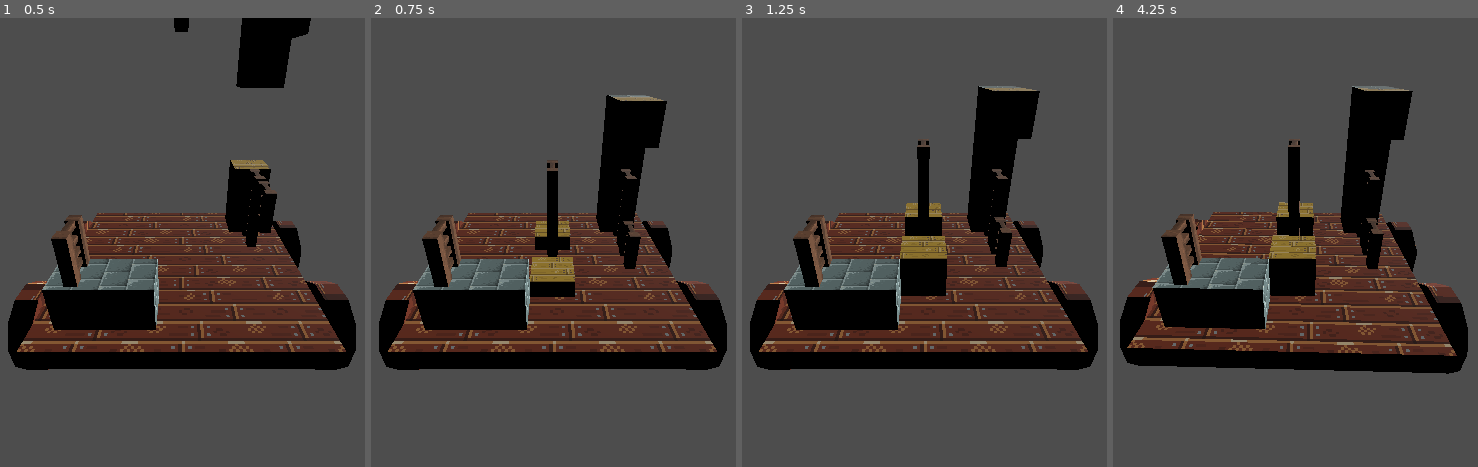
Above: before the commit, frames 1-4 (left to right).
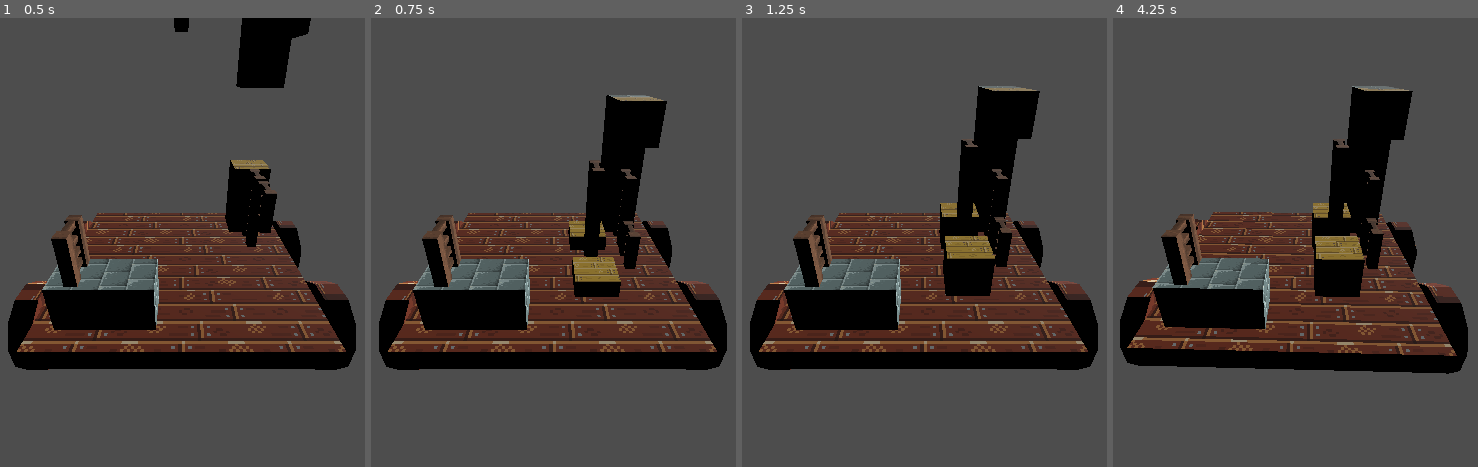
Above: after the commit, the same moments.

Repository: RoboPesce/IfYouBuildItTheyWillScale
Game: Godot game, scene res://Game/World/World.tscn
Two runs of this game, one before a commit and one after it. Both use one fixed random seed, a clock stepped at 60 frames per second and the inputs below.
Inputs (mouse positions are in pixels of both pictures, inside the frame that each line leads up to):
- Up to frame 1 (0.5 s): no input
- Up to frame 2 (0.75 s): tap Enter at 0.5 s; move the mouse to (728, 220) at 0.52 s; hold D (MoveRight, bound only after the commit) from 0.53 s (still down); hold Space (SlamBlock) from 0.53 s (still down)
- Up to frame 3 (1.25 s): keep holding D (MoveRight, bound only after the commit); keep holding Space (SlamBlock); tap Shift (SoftSlamBlock) at 0.8 s
- Up to frame 4 (4.25 s): move the mouse to (1134, 264) at 1.27 s; release D (MoveRight, bound only after the commit) at 1.28 s; release Space (SlamBlock) at 1.28 s; hold S (MoveBackward, bound only after the commit) 1.28-2.03 s; tap Shift (SoftSlamBlock) at 1.35, 2.3, 3.8 s; tap Space (SlamBlock) at 1.55, 3.05 s; tap Enter at 2 s; move the mouse to (1375, 143) at 2.02 s; hold D (MoveRight, bound only after the commit) 2.03-2.78 s; hold Mouse wheel up (RotateCameraLeft) 2.03-2.78 s; move the mouse to (1255, 332) at 2.77 s; hold W (MoveForward, bound only after the commit) 2.78-3.53 s; tap Mouse wheel down (RotateCameraRight) at 2.85 s; move the mouse to (outside the picture) at 3.52 s; hold A (MoveLeft, bound only after the commit) from 3.53 s (still down); hold Space (SlamBlock) from 3.53 s (still down)

Frame 1 is identical in both runs. In frame 2, 4.1% of the frame differs, in the area x 43-69%, y 31-63%; in frame 3, 5.4%; in frame 4, 5.6%, in the area x 42-70%, y 26-63%.

Commit message:
implemented piece translations

Diff:
--- a/Game/Blocks/Scripts/BaseBlock.gd
+++ b/Game/Blocks/Scripts/BaseBlock.gd
@@ -14,7 +14,6 @@
 
 # Physics
 static var gravity : float = 1
-#static var dropping : bool = false
 
 # first block found in this connected component
 var component_root : BaseBlock
@@ -25,7 +24,6 @@
 var drop_distance : int
 
 func _physics_process(delta : float) -> void:
-	#if (not dropping): return
 	if (!component_root and !parent_piece): return
 
 	# assumption: blocks only fall downward
--- a/Game/Cart/BlockManager.gd
+++ b/Game/Cart/BlockManager.gd
@@ -13,8 +13,10 @@
 var component_roots : Array[BaseBlock]
 
 # Block fall timer
-var block_fall_timer : float = 0
-var fall_time : float = 1.0
+@export var base_update_time : float = 1.0
+@export var soft_slam_update_time : float = 0.15
+var block_update_timer : float = 0
+var update_time : float = base_update_time
 var current_update : int = 0
 
 func _ready() -> void:
@@ -48,11 +50,12 @@
 	current_piece.blocks.append(construct_block(6, 1, 2, BaseBlock.BlockType.WOOD, "wood02"))
 	for block in current_piece.blocks:
 		block.parent_piece = current_piece
+	current_piece.pivot = current_piece.blocks[1]
 
 func _process(delta : float) -> void:
-	block_fall_timer += delta
-	if (block_fall_timer >= fall_time):
-		block_fall_timer = 0
+	block_update_timer += delta
+	if (block_update_timer >= update_time):
+		block_update_timer = 0
 		current_update += 1
 		update_blocks()
 
@@ -62,13 +65,25 @@
 		if (current_piece):
 			current_piece.dissolve_piece()
 			current_piece = null
-			block_fall_timer = fall_time
+			block_update_timer = update_time
 	elif (event.is_action_pressed("SoftSlamBlock")):
 		print("SoftSlamBlock")
-		fall_time = 0.1
+		update_time = soft_slam_update_time
 	elif (event.is_action_released("SoftSlamBlock")):
 		print("SoftSlamBlock released")
-		fall_time = 1.0
+		update_time = base_update_time
+	elif (event.is_action_pressed("MoveForward")):
+		if (translate_piece(0, -1, 0)): print("Successfully moved forward")
+		else: print("Failed to move forward")
+	elif (event.is_action_pressed("MoveBackward")):
+		if (translate_piece(0, 1, 0)): print("Successfully moved backward")
+		else: print("Failed to move backward")
+	elif (event.is_action_pressed("MoveLeft")):
+		if (translate_piece(0, 0, 1)): print("Successfully moved left")
+		else: print("Failed to move left")
+	elif (event.is_action_pressed("MoveRight")):
+		if (translate_piece(0, 0, -1)): print("Successfully moved right")
+		else: print("Failed to move right")
 
 # 1. Move the current piece downward. If not possible, relinquish control
 #    over its blocks and delete it.
@@ -127,19 +142,19 @@
 	#print()
 
 func handle_piece_fall() -> void:
-	var can_drop : bool = true
+	var b_can_drop : bool = true
 	for block : BaseBlock in current_piece.blocks:
 		if (block.level == 0):
-			can_drop = false
+			b_can_drop = false
 			break
 		var next_block = get_first_block_below(block)
 		if (next_block
 		  and (not next_block.parent_piece == block.parent_piece)
 		  and (next_block.level == block.level - 1)):
-			can_drop = false
+			b_can_drop = false
 			break
 
-	if (can_drop): # lower blocks by 1
+	if (b_can_drop): # lower blocks by 1
 		for block : BaseBlock in current_piece.blocks:
 			reposition_block(block, block.level - 1, block.row, block.col)
 		print("dropping piece")
@@ -163,7 +178,7 @@
 	if block.level > 1:
 		next_block = block_array[block.level-1][block.row][block.col]
 		if next_block and (block.is_ladder() or !next_block.is_ladder()): propagate_component_and_update(next_block, root)
-	if block.level < Global.MAX_BLOCK_HEIGHT:
+	if block.level < Global.MAX_BLOCK_HEIGHT - 1:
 		next_block = block_array[block.level+1][block.row][block.col]
 		if next_block and (!block.is_ladder() or next_block.is_ladder()): propagate_component_and_update(next_block, root)
 	if (block.is_ladder()): return
@@ -209,3 +224,22 @@
 	block.row = row
 	block.col = col
 	block_array[block.level][block.row][block.col] = block
+
+# repositions and teleports all blocks in the current piece if possible
+# returns false if translation fails
+func translate_piece(d_level : int, d_row : int, d_col : int) -> bool:
+	if (!current_piece): return false
+	# verify the translation is valid
+	for block in current_piece.blocks:
+		var n_level : int = block.level + d_level
+		var n_row : int = block.row + d_row
+		var n_col : int = block.col + d_col
+		if (n_level < 0 or n_level >= Global.MAX_BLOCK_HEIGHT
+		  or n_row < 0 or n_row >= Global.BLOCKS_PER_SIDE
+		  or n_col < 0 or n_col >= Global.BLOCKS_PER_SIDE
+		  or (block_array[n_level][n_row][n_col] and block_array[n_level][n_row][n_col].parent_piece != block.parent_piece)):
+			return false
+	for block in current_piece.blocks:
+		reposition_block(block, block.level + d_level, block.row + d_row, block.col + d_col)
+		block.position += Vector3(d_row, d_level, d_col)
+	return true
--- a/Game/Pieces/Piece.gd
+++ b/Game/Pieces/Piece.gd
@@ -1,6 +1,8 @@
 class_name Piece
 
 var blocks : Array[BaseBlock]
+# block to rotate around
+var pivot : BaseBlock
 
 func dissolve_piece() -> void:
 	for block in blocks: block.parent_piece = null
--- a/project.godot
+++ b/project.godot
@@ -51,15 +51,23 @@
 "events": [Object(InputEventKey,"resource_local_to_scene":false,"resource_name":"","device":-1,"window_id":0,"alt_press …(195 unchanged characters)…
 ]
 }
-RotateBlockX={
+MoveForward={
 "deadzone": 0.5,
-"events": []
+"events": [Object(InputEventKey,"resource_local_to_scene":false,"resource_name":"","device":-1,"window_id":0,"alt_pressed":false,"shift_pressed":false,"ctrl_pressed":false,"meta_pressed":false,"pressed":false,"keycode":0,"physical_keycode":87,"key_label":0,"unicode":119,"location":0,"echo":false,"script":null)
+]
 }
-RotateBlockY={
+MoveBackward={
 "deadzone": 0.5,
-"events": []
+"events": [Object(InputEventKey,"resource_local_to_scene":false,"resource_name":"","device":-1,"window_id":0,"alt_pressed":false,"shift_pressed":false,"ctrl_pressed":false,"meta_pressed":false,"pressed":false,"keycode":0,"physical_keycode":83,"key_label":0,"unicode":115,"location":0,"echo":false,"script":null)
+]
 }
-RotateBlockZ={
+MoveLeft={
 "deadzone": 0.5,
-"events": []
+"events": [Object(InputEventKey,"resource_local_to_scene":false,"resource_name":"","device":-1,"window_id":0,"alt_pressed":false,"shift_pressed":false,"ctrl_pressed":false,"meta_pressed":false,"pressed":false,"keycode":0,"physical_keycode":65,"key_label":0,"unicode":97,"location":0,"echo":false,"script":null)
+]
 }
+MoveRight={
+"deadzone": 0.5,
+"events": [Object(InputEventKey,"resource_local_to_scene":false,"resource_name":"","device":-1,"window_id":0,"alt_pressed":false,"shift_pressed":false,"ctrl_pressed":false,"meta_pressed":false,"pressed":false,"keycode":0,"physical_keycode":68,"key_label":0,"unicode":100,"location":0,"echo":false,"script":null)
+]
+}
